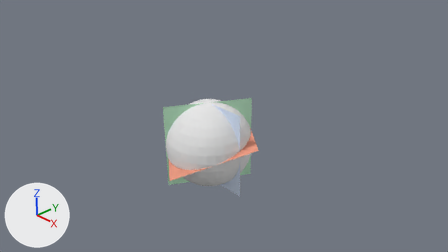
The Blender file Wos/mockup/traverse.blend: old version first, new version second.
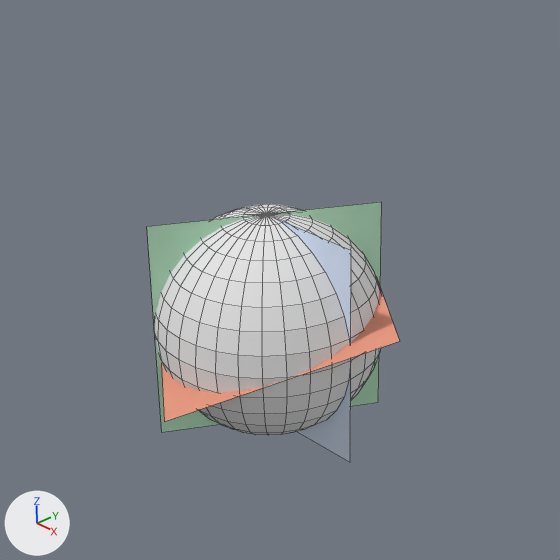
Each version is shown from the file's camera 'Camera', then close up on the part from 24% to 71% of the width and 9% to 93% of the height. Lighting does not change. The marker at lower left points along +X, +Y and +Z. The close-ups show mesh edges as thin lines.

The first close-up shows 'Earth', 'Q traverse', 'X', 'meridian'.
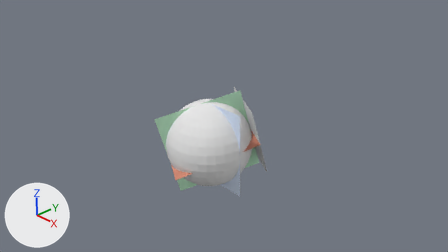
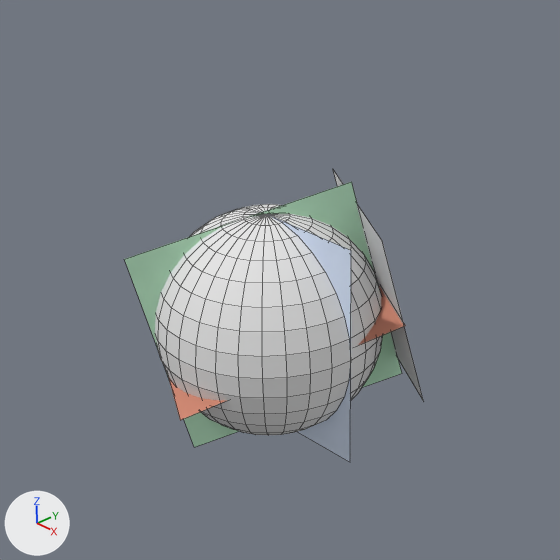
What changed in the scene script:
```text
Change mat_material_brown:
    mat_material_brown.base_color: (0.8, 0.32, 0.221) -> (0.638, 0.257, 0.178)  # beige #e79981 -> brown #d18b75
Add mat_surface:
    mat_surface = diffuse_material('surface')
    mat_surface.base_color = (0.8, 0.8, 0.8)  # white #e7e7e7
Add me_plane_003_1:
    me_plane_003_1.from_pydata([(-1.98, -0.41, 0.92), (-1.01, -1.98, 0.15), (-0.45, 0.78, 0.41), (0.52, -0.8, -0.35)], [], [(0, 1, 3, 2)])
    me_plane_003_1.materials.append(mat_material_brown)  # brown #d18b75
Add me_plane_005:
    me_plane_005.from_pydata([(-1.0, -1.0, 0.0), (1.0, -1.0, 0.0), (-1.0, 1.0, 0.0), (1.0, 1.0, 0.0)], [], [(0, 1, 3, 2)])
    me_plane_005.materials.append(mat_surface)  # white #e7e7e7
Change ob_meridian:
    ob_meridian.location: (0.0, 0.0, 0.0) -> (0.0, 0.01, 0.0)
    ob_meridian.rotation_euler: (1.571, 0.0, 1.047) -> (1.571, -0.246, 1.047)  # degrees (90, 0, 60) -> degrees (90, -14, 60)
Change ob_q_traverse:
    ob_q_traverse.rotation_euler: (0.0524, -0.669, 0.242) -> (0.31, -0.897, -0.876)  # degrees (3, -38, 14) -> degrees (18, -51, -50)
    add ob_q_traverse.hide_viewport = True
Add ob_traverse:
    ob_traverse = bpy.data.objects.new('traverse', me_plane_003_1)
    ob_traverse.parent = ob_surface
    ob_traverse.location = (-0.041, 0.0, 0.0)
    ob_traverse.rotation_euler = (-1.072, 3.949, -2.347)  # degrees (-61, 226, -134)
    ob_traverse.show_transparent = True
Add ob_surface:
    ob_surface = bpy.data.objects.new('surface', me_plane_005)
    ob_surface.parent = ob_meridian
    ob_surface.location = (0.99, 0.0, 0.0)
    ob_surface.rotation_euler = (1.571, 0.0, 1.571)  # degrees (90, 0, 90)
    ob_surface.scale = (0.8, 0.8, 1.0)
    ob_surface.show_transparent = True
```

Location of each change, (x1, y1, x2, y2) in pixels of the close-ups (560 x 560 px):
'meridian', moved, turned
    before: (147, 202, 382, 432)
    after: (124, 182, 402, 447)
'Q traverse', hidden (beige)
    before: (162, 277, 399, 422)
'surface', added
    after: (333, 170, 423, 400)
'traverse', added (brown)
    after: (169, 286, 405, 420)
